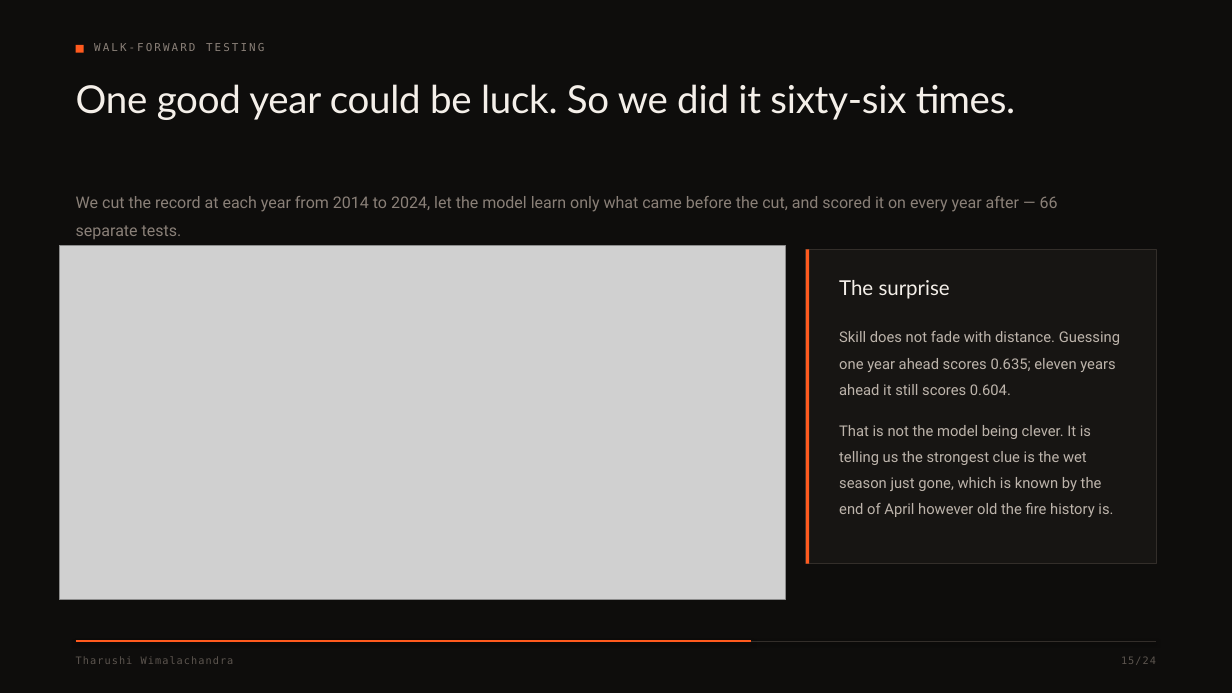
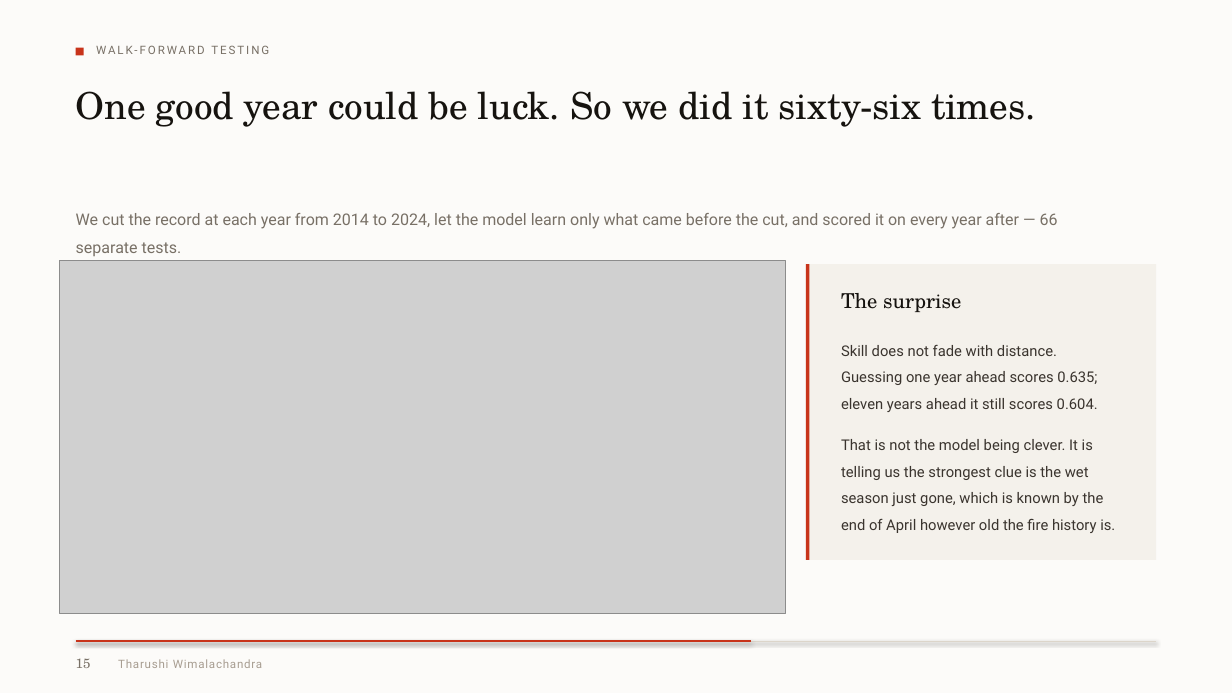
Before and after one commit to harshrastogii/PYRANTIS, a slide deck: slide 15 of reports/PYRANTIS_presentation_redesigned.pptx. Drawn at 1232x693 pixels with LibreOffice and Linux fonts; fonts in the diff are those of the drawing; grey boxes stand for pictures. Boxes give left, top, right and bottom in pixels: in the first picture for what was removed or moved away, otherwise in the second. Text is boxed around its words. In the diff, an @@ line names an element or a change of style, - is before the commit and + after.

```diff
--- a/reports/PYRANTIS_presentation_redesigned.pptx
+++ b/reports/PYRANTIS_presentation_redesigned.pptx
@@ background #0E0D0C to #FCFBF9 @@
@@ rectangle moved from (x1=76, y1=44, x2=84, y2=53) to (x1=76, y1=48, x2=84, y2=56) @@
@@ rectangle at (x1=76, y1=48, x2=84, y2=56): fill #FF5A1E to #C8341B @@
@@ text "WALK-FORWARD TESTING" at (x1=96, y1=45, x2=269, y2=54): size 8.5 to 9 pt, font DejaVu Sans Mono to Roboto, text colour #8A8078 to #787066, letter spacing 1.6 to 1.5 pt @@
@@ text "One good year could be ..." at (x1=76, y1=91, x2=1036, y2=127): size 30 to 29 pt, font Lato to TeX Gyre Schola, text colour #F4EFE9 to #16130F, letter spacing -0.2 to -0.1 pt; line spacing 1.06 to 1.14 @@
@@ text "We cut the record at ..." moved from (x1=76, y1=196, x2=1058, y2=239) to (x1=76, y1=213, x2=1058, y2=256) @@
@@ text "We cut the record at ..." at (x1=76, y1=213, x2=1058, y2=256): text colour #8A8078 to #787066; line spacing 1.42 to 1.44 @@
@@ picture moved from (x1=59, y1=246, x2=786, y2=600) to (x1=59, y1=261, x2=786, y2=614) @@
@@ rectangle at (x1=806, y1=264, x2=810, y2=560): fill #FF5A1E to #C8341B @@
@@ rectangle resized from (x1=806, y1=250, x2=1156, y2=564) to (x1=806, y1=264, x2=1156, y2=560) @@
@@ rectangle at (x1=806, y1=264, x2=1156, y2=560): fill #171513 to #F4F1EB; outline #332E2A 0.75 pt to none @@
@@ rectangle resized from (x1=806, y1=250, x2=810, y2=564) to (x1=806, y1=264, x2=810, y2=560) @@
@@ text "The surprise" moved from (x1=839, y1=280, x2=950, y2=299) to (x1=841, y1=293, x2=961, y2=312) @@
@@ text "The surprise" at (x1=841, y1=293, x2=961, y2=312): font Lato to TeX Gyre Schola, text colour #F4EFE9 to #16130F @@
@@ text "Skill does not fade with ..." moved from (x1=839, y1=331, x2=1120, y2=517) to (x1=841, y1=345, x2=1115, y2=533) @@
@@ text "Skill does not fade with ..." at (x1=841, y1=345, x2=1115, y2=533): text colour #BDB4AB to #3A342E; line spacing 1.48 to 1.5 @@
@@ line (76, 641) - (1156, 641): stroke #332E2A 0.9 pt to #DCD5CA 0.9 pt @@
@@ line (76, 641) - (751, 641): stroke #FF5A1E 1.6 pt to #C8341B 1.4 pt @@
@@ text at (x1=76, y1=658, x2=91, y2=668): text changed; size 8 to 10.5 pt; font DejaVu Sans Mono to TeX Gyre Schola; text colour #5C554F to #787066 @@
-15/24
+15
@@ text "Tharushi Wimalachandra" moved from (x1=76, y1=654, x2=630, y2=675) to (x1=118, y1=659, x2=262, y2=668) @@
@@ text "Tharushi Wimalachandra" at (x1=118, y1=659, x2=262, y2=668): size 8 to 9 pt, font DejaVu Sans Mono to Roboto, text colour #5C554F to #A79D91, letter spacing 0.8 to 0.6 pt @@
```
Also in this commit, not shown: 23 other slides changed, 3 other files.
